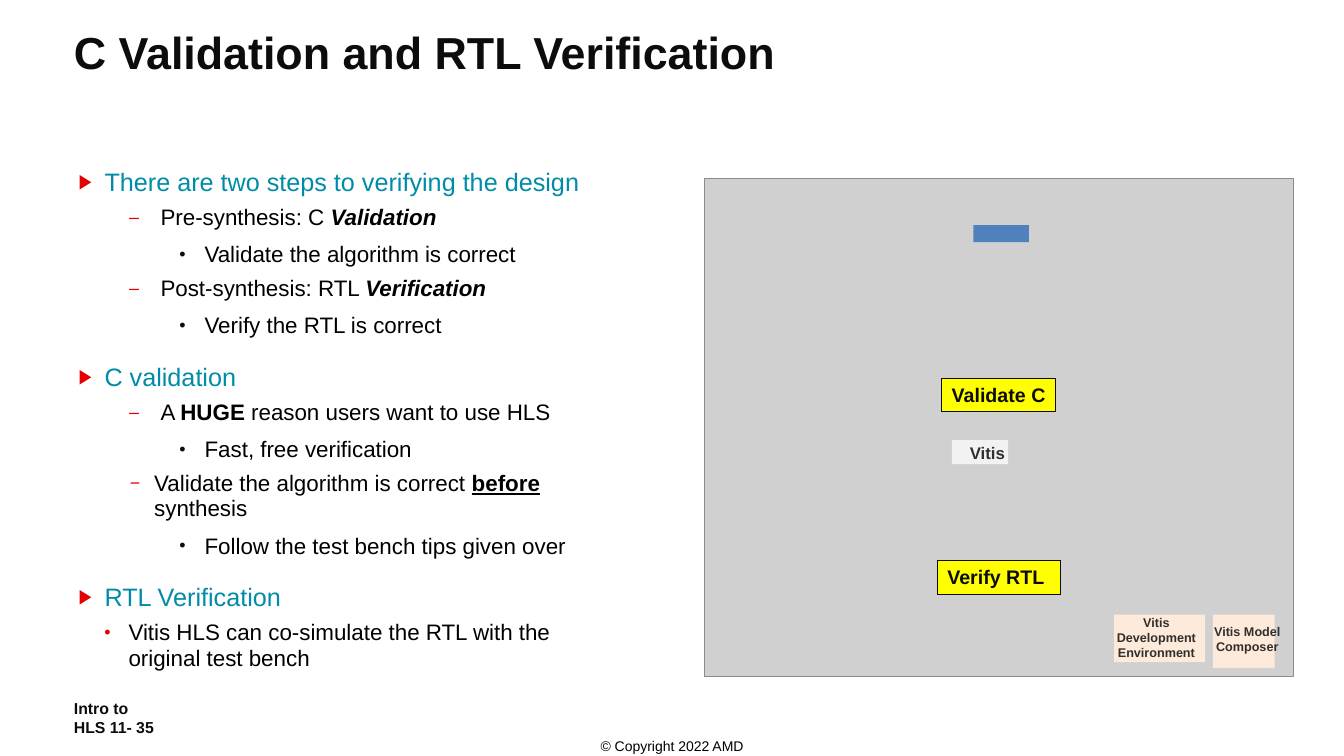
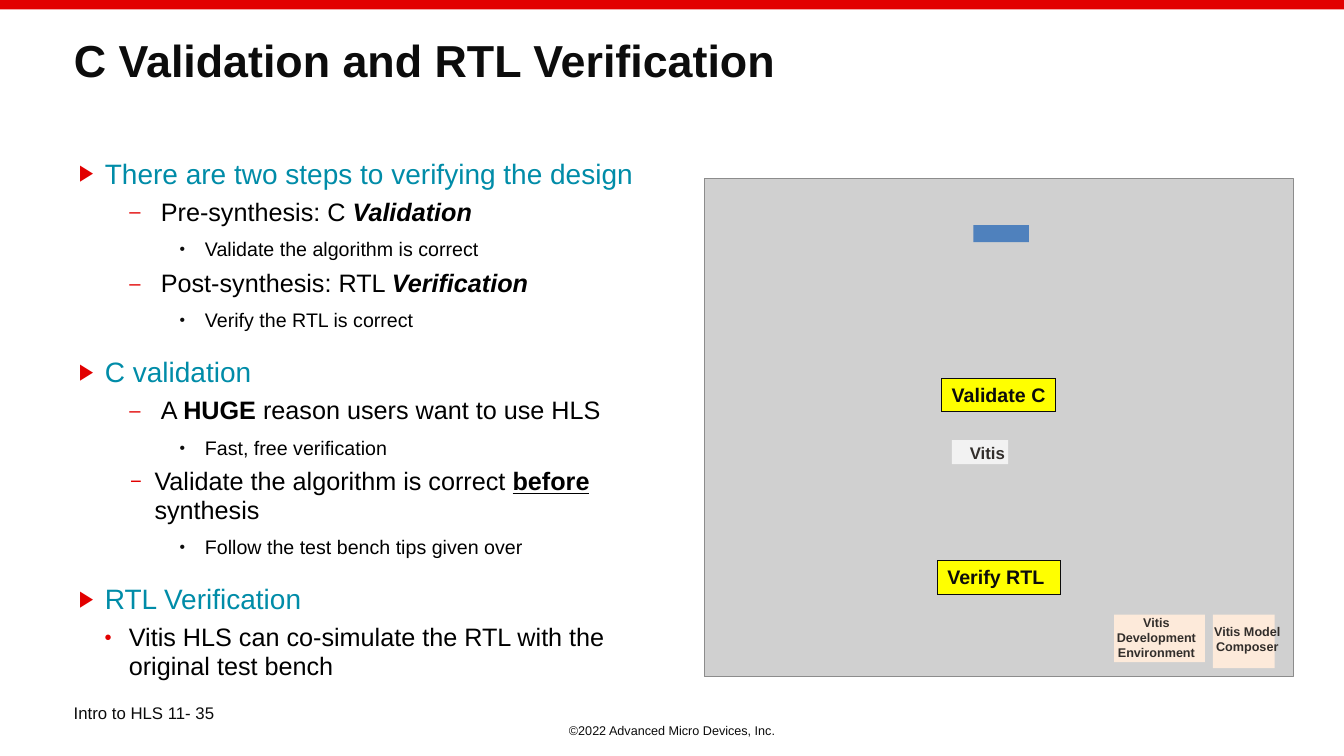
Before and after one commit to ChunxuGuo/High-Level-Synthesis-Flow-on-Zynq-using-Vitis-HLS, a slide deck: slide 35 of vitis_slides/11_HLS_Intro.PPTX. Drawn at 1344x756 pixels with LibreOffice and Linux fonts; fonts in the diff are those of the drawing; grey boxes stand for pictures; background and template pictures are left out. Boxes give left, top, right and bottom in pixels: in the first picture for what was removed or moved away, otherwise in the second. Text is boxed around its words. In the diff, an @@ line names an element or a change of style, - is before the commit and + after.

```diff
--- a/vitis_slides/11_HLS_Intro.PPTX
+++ b/vitis_slides/11_HLS_Intro.PPTX
@@ rectangle added at (0,0,1344,9), fill #E20000 @@
@@ title "C Validation and RTL Verification": place and size @@
-title "C Validation and RTL Verification" at (74,36,774,70)
+title "C Validation and RTL Verification" at (74,44,774,78)
@@ text "There are two steps to ...": place and size @@
-text "There are two steps to ..." at (105,172,579,671)
+text "There are two steps to ..." at (105,163,633,676)
@@ text "There are two steps to ..." at (105,163,633,676): size 18 to 20 pt in "There are two steps to verifying the ...", "C validation", "RTL Verification"; size 16 to 18 pt in "Pre-synthesis: C Validation", "Post-synthesis: RTL Verification", "A HUGE reason users want to use ...", "Validate the algorithm is correct before synthesis" and 1 more places; size 16 to 14 pt in "Validate the algorithm is correct", "Verify the RTL is correct", "Fast, free verification", "Follow the test bench tips given over" @@
@@ text at (74,707,214,719): size 11.3 to 12 pt, bold off; vertical alignment middle to top @@
@@ text at (569,726,775,737): text changed; size 10 to 9 pt; text colour #000000 to #0C0C0C @@
-© Copyright 2022 AMD
+©2022 Advanced Micro Devices, Inc.
```
Also in this commit, not shown: 51 other slides changed, 2 slides added, 9 other files.
